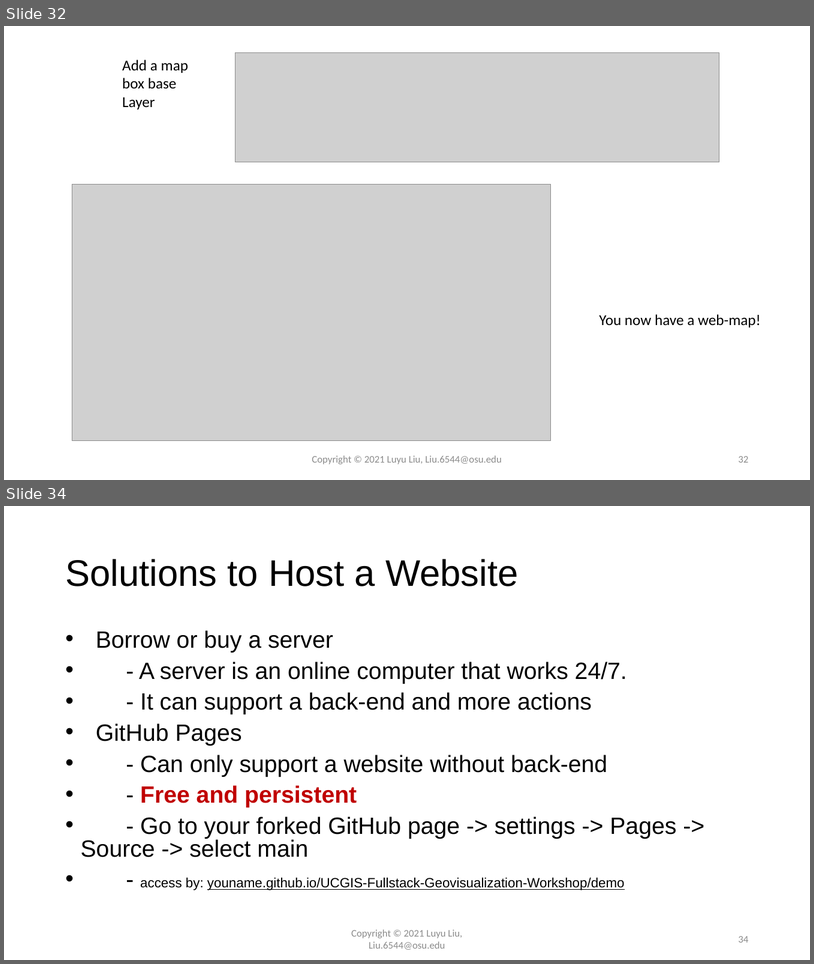
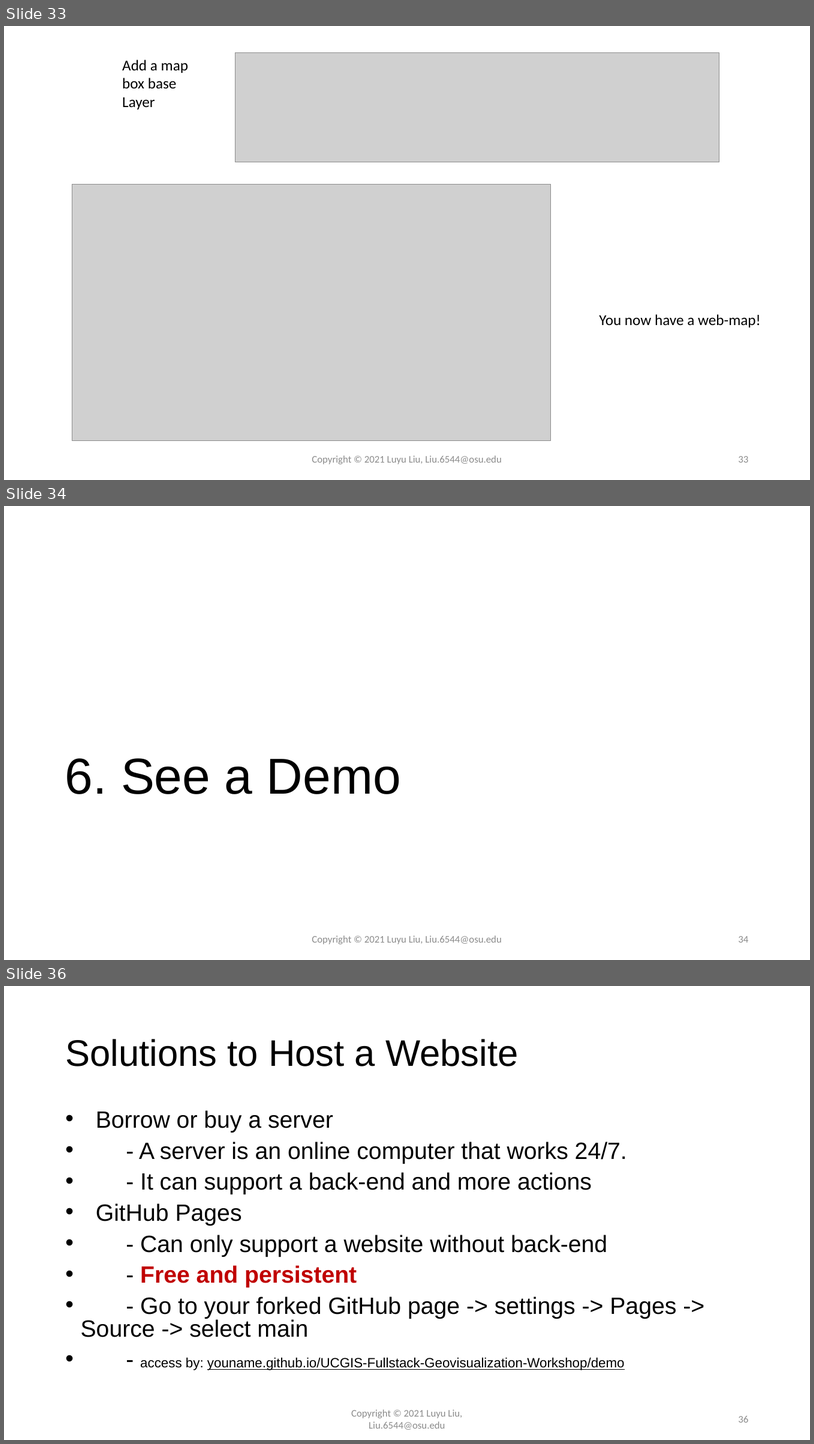
Before and after one commit to luyuliu/vizathon-geovisualization, a slide deck: doc/presentation_vizathon.pptx. Shown one above the other, each under a label of ours: slides 32 and 34 before the commit, slides 33, 34 and 36 after it; the slides between them are not shown. The pictures are 814x964 and 814x1444 pixels, drawn with LibreOffice and Linux fonts; fonts in the diff are those of the drawing; grey boxes stand for pictures; background and template pictures are left out. Boxes give left, top, right and bottom in pixels: in the first picture for what was removed or moved away, otherwise in the second. Text is boxed around its words. In the diff, an @@ line names an element or a change of style, - is before the commit and + after.

```diff
--- a/doc/presentation_vizathon.pptx
+++ b/doc/presentation_vizathon.pptx
@@ slide 34 added at (4, 506, 810, 960), background #FFFFFF @@
@@ title added at (65, 758, 401, 794), 60 pt, text #000000 @@
+6. See a Demo
@@ text added at (312, 935, 501, 944), 12 pt, text #8C8C8C @@
+Copyright © 2021 Luyu Liu, Liu.6544@osu.edu
@@ page number added at (738, 936, 749, 942), 12 pt, text #8C8C8C @@
+34
@@ what was slide 32 is now slide 33 @@
@@ page number at (738, 456, 749, 462): text changed @@
-32
+33
@@ what was slide 34 is now slide 36 @@
@@ page number at (738, 1416, 749, 1422): text changed @@
-34
+36
```
Also in this commit, not shown: 2 slides changed, 2 other slides added, 3 other files.
